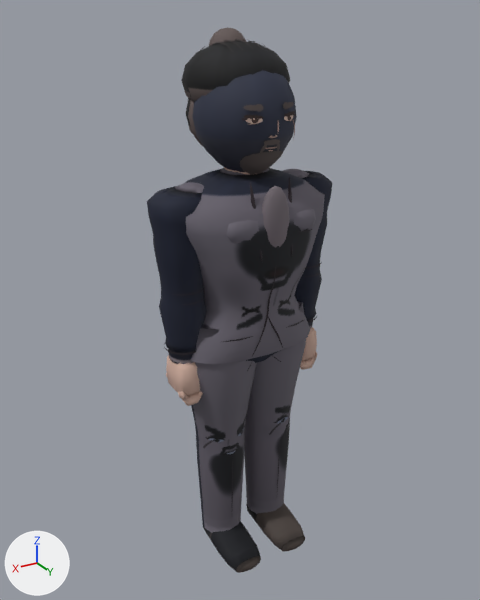
The glTF model assets/roster/models/ipildo_a.glb, before and after one commit.
One viewpoint serves both versions: a camera (50 mm lens) standing at (1.177, 1.931, 2.003) and looking at (0.003, -0.025, 1.025). The axes (+X, +Y, +Z) are drawn at lower left. The lights are the same throughout. The first picture is the older version. Vertices at exactly the same position are counted once.

The first picture shows 'Body'.
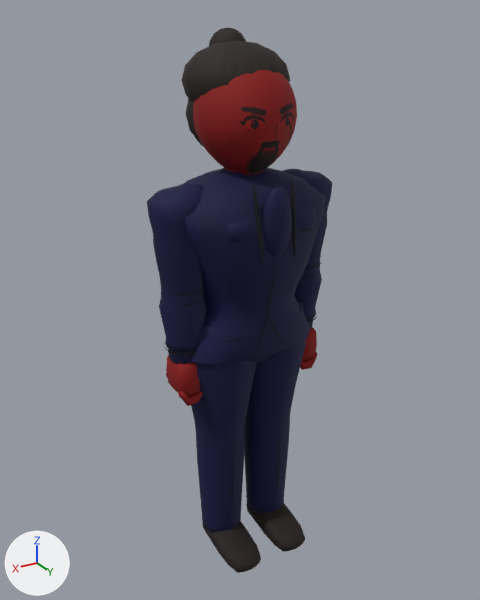
The change, as a diff of the scene's bpy script:
```diff
--- a/assets/roster/models/ipildo_a.glb.py
+++ b/assets/roster/models/ipildo_a.glb.py
@@ me_mesh_0 @@
 # used by ob_body; location = (0.0, 0.0, 0.0)
-me_mesh_0.from_pydata(...)  # 4702 vertices, 8362 faces; spans x -0.36..0.36, y -0.23..0.24, z -0.03..1.96
+me_mesh_0.from_pydata(...)  # 3618 vertices, 6686 faces; spans x -0.36..0.36, y -0.23..0.24, z -0.03..1.96
+# me_mesh_0 part 1: 22 loose pieces with 946 vertices, spanning x -0.11..0.1, y 0.12..0.18, z 1.6..1.75, are deleted
+# me_mesh_0 part 2: 138 vertices moved from x -0.14..0.14, y -0.14..0.22, z 1.25..1.87 to x -0.14..0.14, y -0.14..0.23, z 1.25..1.87; 544 vertices removed from x -0.17..0.16, y -0.22..0.21, z 0.97..1.93; 406 vertices added at x -0.17..0.17, y -0.17..0.23, z 0.96..1.88
+# me_mesh_0 part 3: 5733 kept faces spanning x -0.36..0.36, y -0.23..0.24, z -0.03..1.96 get new vertex colours
 me_mesh_0.materials.append(mat_material_0)
```

Boxes [x1, y1, x2, y2] around the edits, measured in the pictures (480 x 600 px; the box of a moved part takes in the faces that stretch with it):
part 1 of me_mesh_0, deleted: before [242, 102, 296, 153]
part 2 of me_mesh_0, moved or reshaped: before [192, 39, 303, 323]; after [193, 70, 303, 325]
part 3 of me_mesh_0, recoloured (grey to blue): [155, 27, 327, 573] in both
